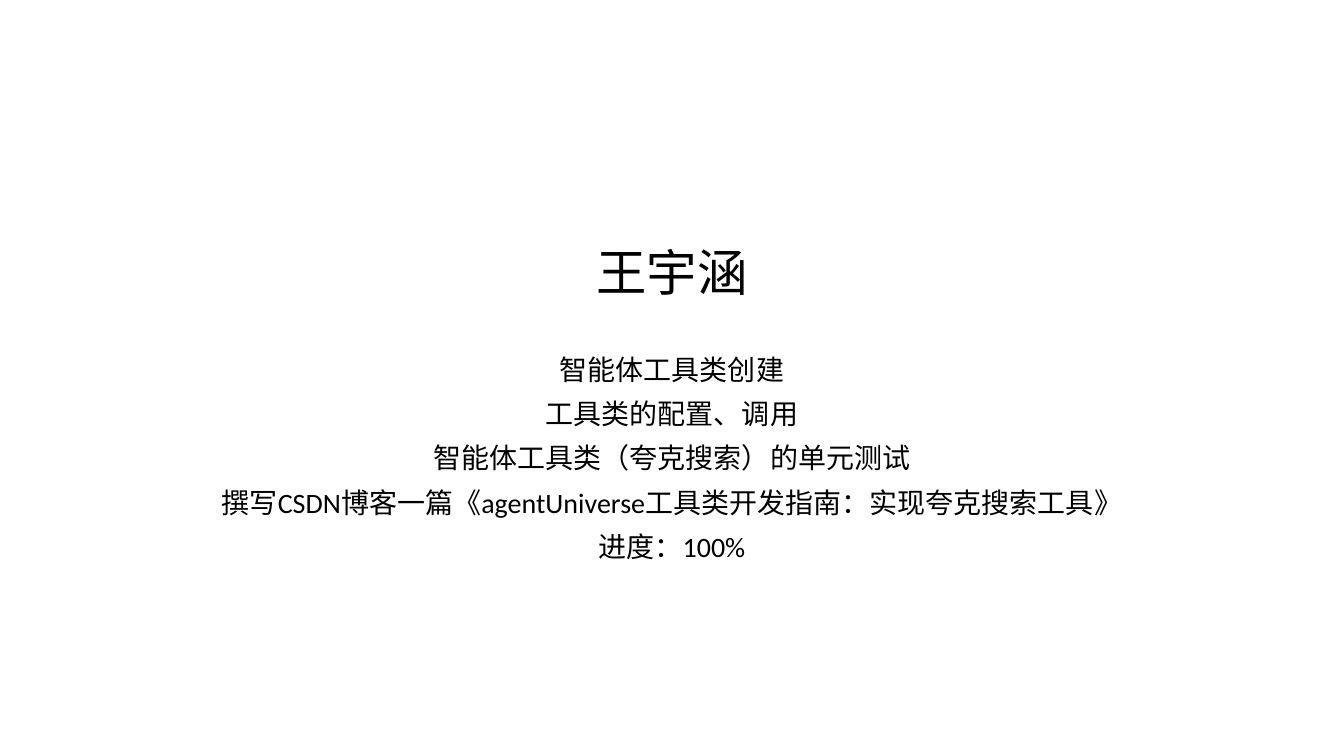
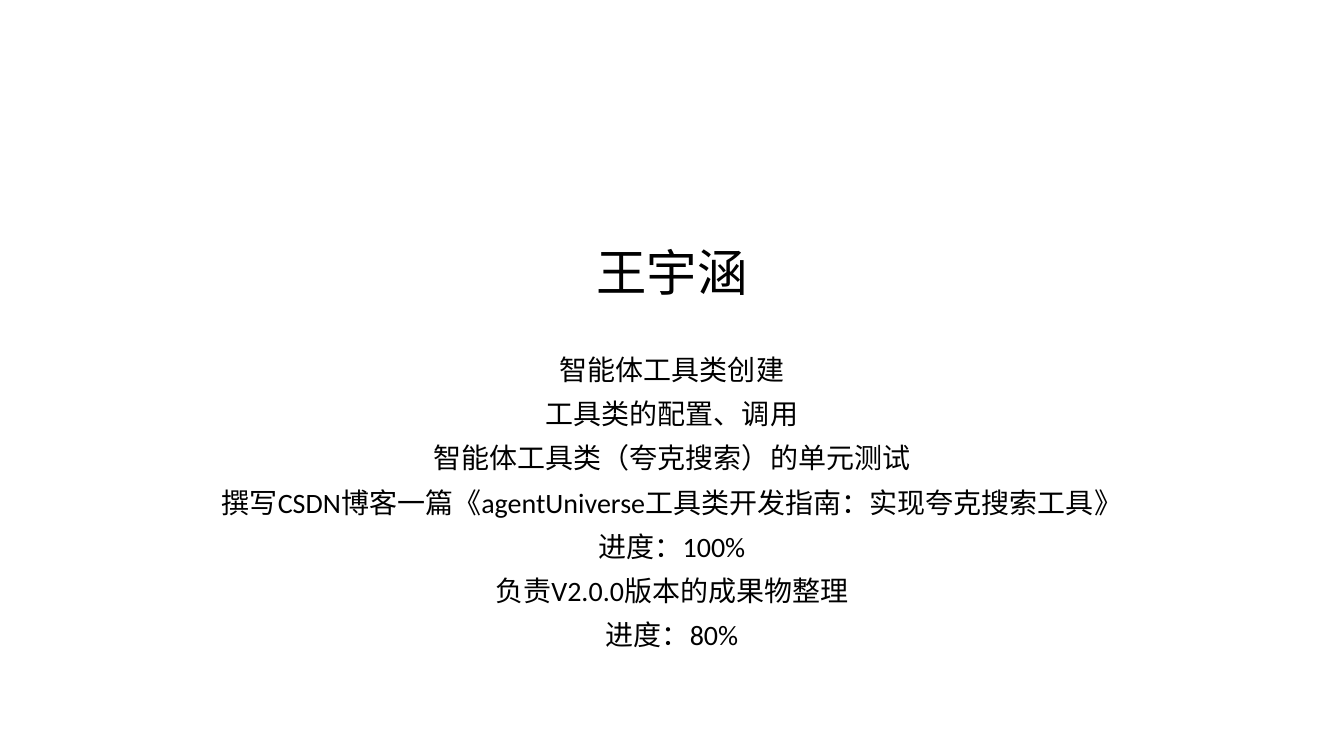
Before and after one commit to C32-SoundTech/SoundTech, a slide deck: slide 1 of docs/GloriousEpiphany/20251023-汇报/1023个人汇报.pptx. Drawn at 1344x756 pixels with LibreOffice and Linux fonts; fonts in the diff are those of the drawing. Boxes give left, top, right and bottom in pixels: in the first picture for what was removed or moved away, otherwise in the second. Text is boxed around its words. In the diff, an @@ line names an element or a change of style, - is before the commit and + after.

```diff
--- a/docs/GloriousEpiphany/20251023-汇报/1023个人汇报.pptx
+++ b/docs/GloriousEpiphany/20251023-汇报/1023个人汇报.pptx
@@ subtitle at box(495, 577, 848, 647): paragraphs added @@
+负责V2.0.0版本的成果物整理
+进度：80%
```
Also in this commit, not shown: 1 other slide changed.
